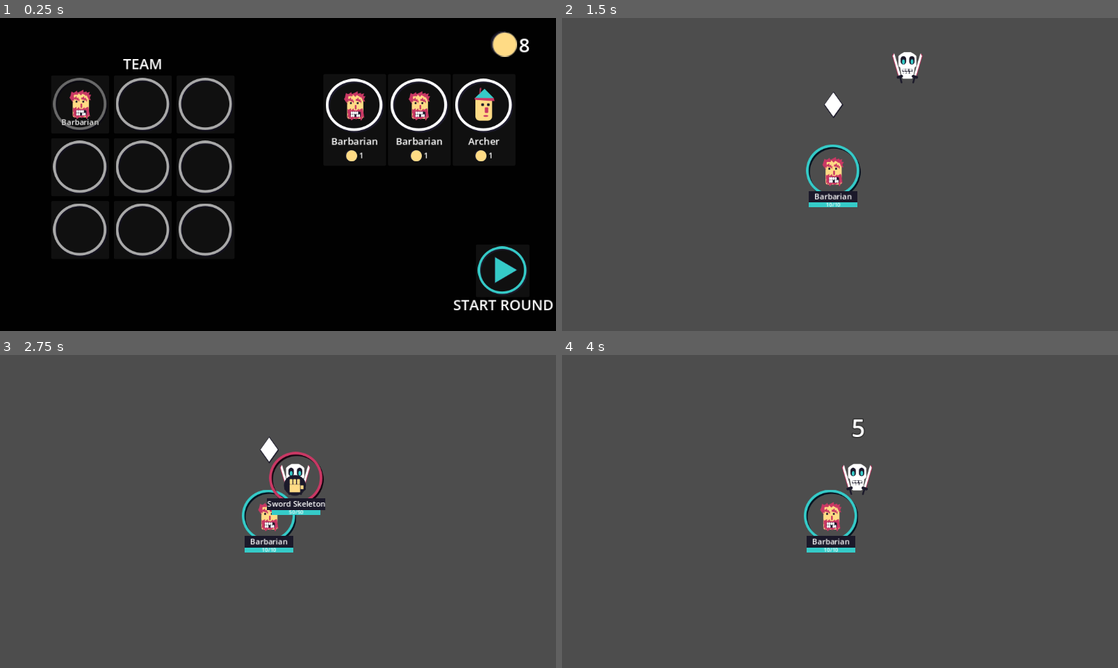
Above: before the commit, frames 1-4 (two rows, left to right).
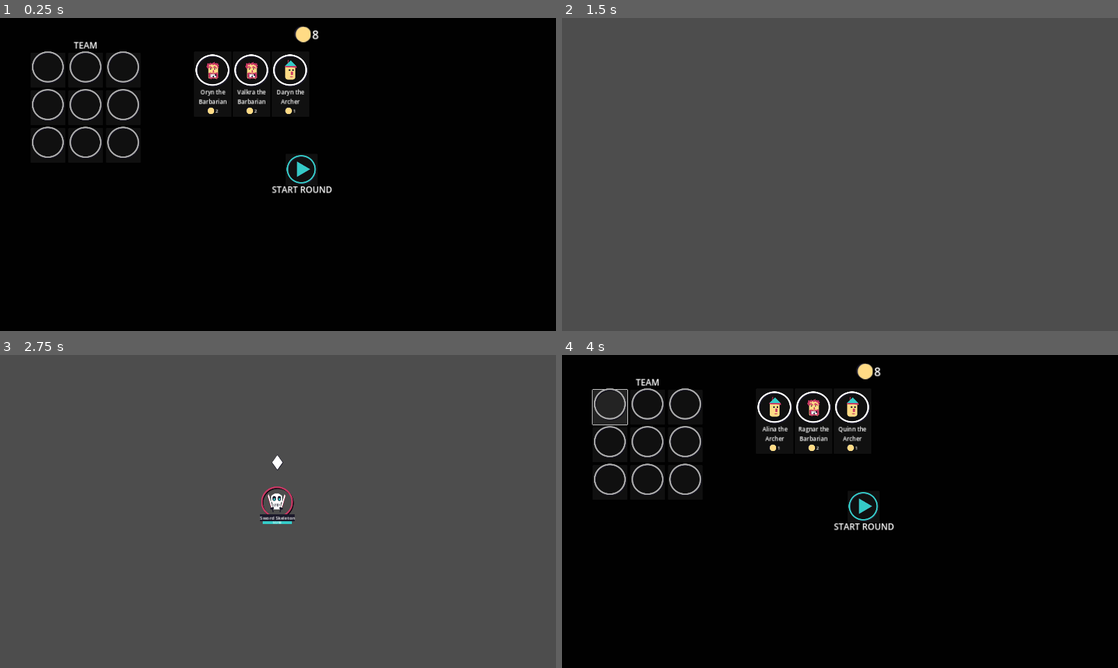
Above: after the commit, the same moments.

Repository: mathew-tran/mercmanager
Game: Godot game, scene res://Scenes/Main.tscn
The game is run twice, just before and just after one commit, with the same random seed, the same clock (stepped at 60 frames per second) and the same inputs.
Inputs (mouse positions are in pixels of both pictures, inside the frame that each line leads up to):
- Up to frame 1 (0.25 s): no input
- Up to frame 2 (1.5 s): click "START ROUND" at 0.5 s; move the mouse to (962, 158) at 1.27 s
- Up to frame 3 (2.75 s): click (300, 505) at 2 s, where only the run after the commit has a clickable "START ROUND"
- Up to frame 4 (4 s): move the mouse to (728, 527) at 2.77 s; click (612, 408) at 3.52 s

The runs differ from the first frame. In frame 1, 10% of the frame differs, in the area x 5-100%, y 2-94%; in frame 2, 1.5%; in frame 3, 2.3%; in frame 4, 100%, in the area x 0-100%, y 0-100%.

Commit message:
randomize classes a bit

Diff:
--- a/Prefabs/UI/CharacterInfoUI.tscn
+++ b/Prefabs/UI/CharacterInfoUI.tscn
@@ -1,48 +1,71 @@
-[gd_scene load_steps=4 format=3 uid="uid://jyov1mr68amj"]
+[gd_scene load_steps=6 format=3 uid="uid://jyov1mr68amj"]
 
 [ext_resource type="Script" path="res://Scripts/Game/UI/CharacterInfoUI.gd" id="1_fb0ub"]
 [ext_resource type="Texture2D" uid="uid://c2a62auhmc77c" path="res://Art/Characters/Barbarian.png" id="1_rhwta"]
 [ext_resource type="PackedScene" uid="uid://cevg3png80cwf" path="res://Prefabs/UI/MoveInfoButton.tscn" id="3_b3kjb"]
+[ext_resource type="StyleBox" uid="uid://n27ax52by62k" path="res://Styles/StatStyle.tres" id="4_hjjxv"]
+
+[sub_resource type="StyleBoxFlat" id="StyleBoxFlat_eufeg"]
+bg_color = Color(0, 0, 0, 1)
+border_width_left = 2
+border_width_top = 2
+border_width_right = 2
+border_width_bottom = 2
+expand_margin_left = 2.0
+expand_margin_top = 2.0
+expand_margin_right = 2.0
+expand_margin_bottom = 2.0
 
 [node name="CharacterStat" type="Panel" groups=["CharacterInfoUI"]]
-custom_minimum_size = Vector2(300, 200)
+custom_minimum_size = Vector2(315, 170)
 anchors_preset = 15
 anchor_right = 1.0
 anchor_bottom = 1.0
 offset_left = -1.0
-offset_right = -719.0
-offset_bottom = -427.0
+offset_top = -1.0
+offset_right = -1530.0
+offset_bottom = -911.0
 grow_horizontal = 2
 grow_vertical = 2
-scale = Vector2(0.75, 0.75)
 mouse_filter = 2
 script = ExtResource("1_fb0ub")
 
+[node name="Name" type="Label" parent="."]
+layout_mode = 2
+offset_left = 39.0
+offset_top = 9.5
+offset_right = 189.0
+offset_bottom = 68.5
+theme_override_constants/outline_size = 6
+theme_override_font_sizes/font_size = 18
+theme_override_styles/normal = ExtResource("4_hjjxv")
+text = "Barbarian Assassin"
+horizontal_alignment = 1
+vertical_alignment = 1
+autowrap_mode = 2
+
 [node name="VBoxContainer" type="VBoxContainer" parent="."]
 layout_mode = 0
-offset_left = 8.0
-offset_top = -14.0
-offset_right = 120.0
-offset_bottom = 151.0
+offset_left = -49.0
+offset_top = -23.5
+offset_right = 66.0
+offset_bottom = 131.5
 metadata/_edit_group_ = true
 
 [node name="Face" type="TextureRect" parent="VBoxContainer"]
+custom_minimum_size = Vector2(115, 115)
 layout_mode = 2
 texture = ExtResource("1_rhwta")
-stretch_mode = 4
-
-[node name="Name" type="Label" parent="VBoxContainer"]
-layout_mode = 2
-text = "Barbarian Assassin"
-vertical_alignment = 1
-autowrap_mode = 2
+expand_mode = 3
+stretch_mode = 5
 
 [node name="GridContainer" type="GridContainer" parent="."]
 layout_mode = 2
-offset_left = 148.0
-offset_top = 14.0
-offset_right = 431.0
-offset_bottom = 218.0
+offset_left = 237.0
+offset_top = 8.0
+offset_right = 387.0
+offset_bottom = 212.0
+theme_override_constants/v_separation = 10
 metadata/_edit_group_ = true
 
 [node name="MoveInfoButton" parent="GridContainer" instance=ExtResource("3_b3kjb")]
@@ -53,29 +76,37 @@
 
 [node name="VBoxContainer2" type="GridContainer" parent="."]
 layout_mode = 0
-offset_left = 6.0
-offset_top = 154.0
-offset_right = 156.0
-offset_bottom = 255.0
-theme_override_constants/h_separation = 9
+offset_left = 9.0
+offset_top = 75.0
+offset_right = 134.0
+offset_bottom = 176.0
+theme_override_constants/h_separation = 2
 columns = 2
 metadata/_edit_group_ = true
 
 [node name="HPLabel" type="Label" parent="VBoxContainer2"]
 layout_mode = 2
-text = "HP:"
+theme_override_styles/normal = ExtResource("4_hjjxv")
+text = "HP"
 
 [node name="HPValue" type="Label" parent="VBoxContainer2"]
+custom_minimum_size = Vector2(80, 0)
 layout_mode = 2
+theme_override_styles/normal = ExtResource("4_hjjxv")
 text = "10"
+horizontal_alignment = 2
 
 [node name="DamageLabel" type="Label" parent="VBoxContainer2"]
 layout_mode = 2
-text = "DMG:"
+theme_override_styles/normal = ExtResource("4_hjjxv")
+text = "DMG"
 
 [node name="DamageValue" type="Label" parent="VBoxContainer2"]
+custom_minimum_size = Vector2(80, 0)
 layout_mode = 2
+theme_override_styles/normal = ExtResource("4_hjjxv")
 text = "+0"
+horizontal_alignment = 2
 
 [node name="Label" type="Label" parent="."]
 visible = false
@@ -86,3 +117,16 @@
 offset_bottom = 281.0
 text = "Retaliates when hit"
 autowrap_mode = 2
+
+[node name="VBoxContainer3" type="VBoxContainer" parent="."]
+layout_mode = 0
+offset_top = 173.0
+offset_right = 387.0
+offset_bottom = 213.0
+
+[node name="Panel" type="Label" parent="VBoxContainer3"]
+layout_mode = 2
+theme_override_font_sizes/font_size = 10
+theme_override_styles/normal = SubResource("StyleBoxFlat_eufeg")
+text = "This unit has a chance of attacking twice"
+vertical_alignment = 1
--- a/Prefabs/UI/GameUI.tscn
+++ b/Prefabs/UI/GameUI.tscn
@@ -98,7 +98,5 @@
 layer = 2
 
 [node name="CharacterStat" parent="CanvasLayer" instance=ExtResource("8_kih8a")]
-offset_left = -1.0
-offset_right = -853.0
 
 [connection signal="button_up" from="Button" to="." method="_on_button_button_up"]
--- a/Prefabs/UI/MoveInfoButton.tscn
+++ b/Prefabs/UI/MoveInfoButton.tscn
@@ -11,30 +11,63 @@
 border_width_right = 2
 border_width_bottom = 2
 
+[sub_resource type="StyleBoxFlat" id="StyleBoxFlat_j6vl4"]
+bg_color = Color(0, 0, 0, 1)
+border_width_left = 2
+border_width_top = 2
+border_width_right = 2
+border_width_bottom = 2
+
 [node name="MoveInfoButton" type="Panel"]
-custom_minimum_size = Vector2(150, 100)
+custom_minimum_size = Vector2(150, 75)
 offset_right = 150.0
-offset_bottom = 100.0
+offset_bottom = 75.0
 theme_override_styles/panel = SubResource("StyleBoxFlat_drmol")
 script = ExtResource("1_y1id8")
 
-[node name="Control" type="Control" parent="."]
-layout_mode = 2
-anchors_preset = 0
-offset_left = -62.0
-offset_top = 12.0
-offset_right = 6.0
-offset_bottom = 28.0
+[node name="Control" type="Panel" parent="."]
+custom_minimum_size = Vector2(112, 112)
+layout_mode = 1
+anchors_preset = 8
+anchor_left = 0.5
+anchor_top = 0.5
+anchor_right = 0.5
+anchor_bottom = 0.5
+offset_left = -75.0
+offset_top = -48.0
+offset_right = 37.0
+offset_bottom = 64.0
+grow_horizontal = 2
+grow_vertical = 2
+scale = Vector2(0.25, 0.25)
+theme_override_styles/panel = SubResource("StyleBoxFlat_j6vl4")
 
 [node name="MoveTexture" type="TextureRect" parent="Control"]
-layout_mode = 2
-offset_left = 63.0
-offset_top = -23.0
-offset_right = 175.0
-offset_bottom = 89.0
-scale = Vector2(0.5, 0.5)
+layout_mode = 1
+anchors_preset = 8
+anchor_left = 0.5
+anchor_top = 0.5
+anchor_right = 0.5
+anchor_bottom = 0.5
+offset_left = -56.0
+offset_top = -56.0
+offset_right = 56.0
+offset_bottom = 56.0
+grow_horizontal = 2
+grow_vertical = 2
 texture = ExtResource("2_jlvj4")
 stretch_mode = 5
+
+[node name="Name" type="Label" parent="."]
+layout_mode = 2
+offset_left = 29.0
+offset_top = -3.5
+offset_right = 109.0
+offset_bottom = 13.5
+theme_override_constants/outline_size = 4
+theme_override_font_sizes/font_size = 12
+text = "ARROW SHOT"
+vertical_alignment = 1
 
 [node name="VBoxContainer" type="GridContainer" parent="."]
 layout_mode = 1
@@ -44,21 +77,12 @@
 anchor_right = 0.5
 anchor_bottom = 0.5
 offset_left = -69.0
-offset_top = -37.0
+offset_top = -19.0
 offset_right = 79.0
-offset_bottom = 37.0
+offset_bottom = 55.0
 grow_horizontal = 2
 grow_vertical = 2
 columns = 2
-
-[node name="Empty" type="Label" parent="VBoxContainer"]
-layout_mode = 2
-theme_override_font_sizes/font_size = 11
-
-[node name="Name" type="Label" parent="VBoxContainer"]
-layout_mode = 2
-theme_override_font_sizes/font_size = 11
-text = "ARROW SHOT"
 
 [node name="Label3" type="Label" parent="VBoxContainer"]
 layout_mode = 2
@@ -84,10 +108,10 @@
 custom_minimum_size = Vector2(147, 27)
 layout_mode = 2
 offset_left = 6.0
-offset_top = 73.0
-offset_right = 153.0
-offset_bottom = 100.0
-theme_override_font_sizes/font_size = 8
+offset_top = 58.0
+offset_right = 189.0
+offset_bottom = 85.0
+theme_override_font_sizes/font_size = 10
 text = "Hits from afar"
 autowrap_mode = 2
 
--- a/Prefabs/UI/MoveInfoUI.gd
+++ b/Prefabs/UI/MoveInfoUI.gd
@@ -6,12 +6,13 @@
 	$Control.visible = false
 	$VBoxContainer.visible = false
 	$Strikeout.visible = false
+	$Name.text = ""
 	modulate = Color.WHITE
 	$Description.text = ""
 	if is_instance_valid(moveInfo):
 		$Control.visible = true
 		$VBoxContainer.visible = true
-		$VBoxContainer/Name.text = moveInfo.Name.to_upper()
+		$Name.text = moveInfo.Name.to_upper()
 		$VBoxContainer/AccuracyValue.text = str(moveInfo.PercentChance) + "%"
 		$VBoxContainer/DamageValue.text = moveInfo.GetDamageValueText()
 		$Description.text = moveInfo.MoveDescription
--- a/Prefabs/UI/PurchasePogButton.tscn
+++ b/Prefabs/UI/PurchasePogButton.tscn
@@ -6,7 +6,7 @@
 [ext_resource type="Texture2D" uid="uid://e2c4066hnaa5" path="res://Art/Coin.png" id="3_fkyy4"]
 
 [node name="Button" type="Button"]
-custom_minimum_size = Vector2(130, 190)
+custom_minimum_size = Vector2(130, 225)
 script = ExtResource("1_v7ib4")
 
 [node name="VBoxContainer" type="VBoxContainer" parent="."]
@@ -47,9 +47,10 @@
 custom_minimum_size = Vector2(120, 0)
 layout_mode = 2
 theme_override_font_sizes/font_size = 20
-text = "test"
+text = "Mira the Aracher"
 horizontal_alignment = 1
 vertical_alignment = 1
+autowrap_mode = 2
 
 [node name="HBoxContainer" type="HBoxContainer" parent="VBoxContainer"]
 layout_mode = 2
--- a/Prefabs/UI/TeamMemberSlot.tscn
+++ b/Prefabs/UI/TeamMemberSlot.tscn
@@ -16,9 +16,9 @@
 anchor_right = 0.5
 anchor_bottom = 0.5
 offset_left = -56.5
-offset_top = -55.5
+offset_top = -65.5
 offset_right = 56.5
-offset_bottom = 55.5
+offset_bottom = 45.5
 grow_horizontal = 2
 grow_vertical = 2
 texture = ExtResource("1_yahni")
@@ -31,33 +31,34 @@
 anchor_right = 0.5
 anchor_bottom = 0.5
 offset_left = -56.5
-offset_top = -55.5
+offset_top = -66.0
 offset_right = 56.5
-offset_bottom = 55.5
+offset_bottom = 46.0
 grow_horizontal = 2
 grow_vertical = 2
 texture = ExtResource("3_ixm3k")
 
 [node name="Label" type="Label" parent="."]
-custom_minimum_size = Vector2(150, 0)
+custom_minimum_size = Vector2(100, 0)
 layout_mode = 1
-anchors_preset = 8
+anchors_preset = 7
 anchor_left = 0.5
-anchor_top = 0.5
+anchor_top = 1.0
 anchor_right = 0.5
-anchor_bottom = 0.5
-offset_left = -75.0
-offset_top = 25.0
-offset_right = 75.0
-offset_bottom = 48.0
+anchor_bottom = 1.0
+offset_left = -50.0
+offset_top = -32.0
+offset_right = 50.0
+offset_bottom = 10.0
 grow_horizontal = 2
-grow_vertical = 2
+grow_vertical = 0
 theme_override_colors/font_shadow_color = Color(0, 0, 0, 1)
 theme_override_constants/shadow_offset_x = 0
 theme_override_constants/shadow_offset_y = 0
 text = "asdasdasda"
 horizontal_alignment = 1
 vertical_alignment = 1
+autowrap_mode = 2
 
 [connection signal="mouse_entered" from="." to="." method="_on_mouse_entered"]
 [connection signal="mouse_exited" from="." to="." method="_on_mouse_exited"]
--- a/Prefabs/UI/TeamUI.tscn
+++ b/Prefabs/UI/TeamUI.tscn
@@ -1,9 +1,7 @@
-[gd_scene load_steps=5 format=3 uid="uid://8fedrthhcdfm"]
+[gd_scene load_steps=3 format=3 uid="uid://8fedrthhcdfm"]
 
 [ext_resource type="PackedScene" uid="uid://cttiymsodcvro" path="res://Prefabs/UI/TeamMemberSlot.tscn" id="1_ijruc"]
 [ext_resource type="Script" path="res://Scripts/Game/UI/TeamUI.gd" id="1_s632c"]
-[ext_resource type="Script" path="res://Scripts/Data/DataType/CharacterInfo.gd" id="2_3hmp4"]
-[ext_resource type="Resource" uid="uid://63bfigroloi1" path="res://Scripts/Data/PlayerPogs/Barbarian.tres" id="3_x5s0a"]
 
 [node name="Team" type="VBoxContainer"]
 offset_left = 130.0
@@ -11,7 +9,6 @@
 offset_right = 477.0
 offset_bottom = 479.0
 script = ExtResource("1_s632c")
-Team = Array[ExtResource("2_3hmp4")]([ExtResource("3_x5s0a")])
 
 [node name="Label" type="Label" parent="."]
 layout_mode = 2
--- a/Scripts/Data/DataType/CharacterInfo.gd
+++ b/Scripts/Data/DataType/CharacterInfo.gd
@@ -10,3 +10,22 @@
 @export var Cost = 1
 
 var ActivationRange = 400
+
+var GivenName = ""
+
+@export var GivenNames = ""
+
+func Setup():
+	var newNames = Array(GivenNames.split(", "))
+	newNames.shuffle()
+	GivenName = newNames[0]
+
+	StatValues.HP += randi_range(1, 3)
+	if randi_range(0, 100) > 70:
+		StatValues.Damage += randi_range(1, 2)
+		StatValues.HP += randi_range(1, 3)
+
+func GetFullName():
+	if GivenName == "":
+		return Name
+	return 	GivenName + " the "  + Name
--- a/Scripts/Data/DataType/Move/AttackMove_ArrowShot.tres
+++ b/Scripts/Data/DataType/Move/AttackMove_ArrowShot.tres
@@ -17,7 +17,7 @@
 HitAmount = 1
 Name = "Arrow Shot"
 PercentChance = 60
-MoveDescription = "Shoots an arrow from a distance"
+MoveDescription = "Shoot from afar"
 MoveRange = 400
 TimeToActive = 0.5
 Effect = SubResource("Resource_dh360")
--- a/Scripts/Data/DataType/Move/AttackMove_Slash.tres
+++ b/Scripts/Data/DataType/Move/AttackMove_Slash.tres
@@ -17,7 +17,7 @@
 HitAmount = 2
 Name = "Slash"
 PercentChance = 90
-MoveDescription = "Punches the enemy"
+MoveDescription = "Slash enemy with Sword"
 MoveRange = 120
 TimeToActive = 0.2
 Effect = SubResource("Resource_vj5bx")
--- a/Scripts/Data/Enemies/Skeleton.tres
+++ b/Scripts/Data/Enemies/Skeleton.tres
@@ -24,3 +24,4 @@
 StatValues = SubResource("Resource_m4fto")
 Moves = SubResource("Resource_007vb")
 Cost = 1
+GivenNames = "Graveblade, Morven, Cindral, Duskmarrow, Valthorn, Shadryk, Kharak, Nytheris, Sephtor, Drynoss, Marrowveil, Zalkrin, Ossivar, Rathul, Calvaris, Blightfang, Serrak, Venmor, Skelder, Arkanis"
--- a/Scripts/Data/PlayerPogs/Archer.tres
+++ b/Scripts/Data/PlayerPogs/Archer.tres
@@ -22,3 +22,4 @@
 StatValues = SubResource("Resource_l7xi7")
 Moves = SubResource("Resource_kaip4")
 Cost = 1
+GivenNames = "Rylan, Kaela, Daryn, Liora, Zane, Alina, Kieran, Mira, Ashen, Taryn, Silas, Lyric, Rowan, Evryn, Calla, Jace, Arlen, Renna, Quinn, Kyra"
--- a/Scripts/Data/PlayerPogs/Barbarian.tres
+++ b/Scripts/Data/PlayerPogs/Barbarian.tres
@@ -12,7 +12,7 @@
 
 [sub_resource type="Resource" id="Resource_xmchx"]
 script = ExtResource("2_fikl4")
-HP = 10
+HP = 12
 Damage = 1
 
 [resource]
@@ -21,4 +21,5 @@
 Face = ExtResource("1_jcwu6")
 StatValues = SubResource("Resource_xmchx")
 Moves = SubResource("Resource_7yqou")
-Cost = 1
+Cost = 2
+GivenNames = "Thorne, Kaida, Ragnar, Brannok, Valkra, Drevyn, Svara, Kordak, Brynja, Varek, Dagna, Garrik, Sigrun, Kaelgor, Haldra, Torric, Freya, Darok, Oryn, Zarka"
--- a/Scripts/Game/Character.gd
+++ b/Scripts/Game/Character.gd
@@ -12,6 +12,7 @@
 }
 
 signal CompletedTakingDamage
+
 
 func _ready():
 	Setup()
--- a/Scripts/Game/UI/CharacterInfoUI.gd
+++ b/Scripts/Game/UI/CharacterInfoUI.gd
@@ -9,14 +9,14 @@
 	if visible:
 		var windowSize = Vector2(get_viewport().get_visible_rect().size)
 		var scaledSize = size.x * scale
-		var newPosition = get_global_mouse_position() + Vector2(16, 16)
+		var newPosition = get_global_mouse_position() + Vector2(16, 32)
 		if newPosition.x > windowSize.x - scaledSize.x:
 			newPosition.x = windowSize.x - scaledSize.x
 		global_position = newPosition
 
 func UpdateInfo(charInfo : CharacterInfo):
 	$VBoxContainer/Face.texture = charInfo.Face
-	$VBoxContainer/Name.text = charInfo.Name
+	$Name.text = charInfo.GetFullName()
 	$VBoxContainer2/HPValue.text = str(charInfo.StatValues.HP)
 	$VBoxContainer2/DamageValue.text = str(charInfo.StatValues.Damage)
 	$GridContainer/MoveInfoButton.Setup(charInfo.Moves.Move1)
--- a/Scripts/Game/UI/CharacterUI.gd
+++ b/Scripts/Game/UI/CharacterUI.gd
@@ -5,7 +5,7 @@
 func Setup(char : Character):
 	CharacterRef = char
 	$Face.texture = char.CharacterData.Face
-	$ActiveUI/Name.text = char.CharacterData.Name
+	$ActiveUI/Name.text = char.CharacterData.GetFullName()
 	char.GetHealthComponent().Setup(char)
 	char.GetHealthComponent().Update.connect(OnUpdate)
 	char.GetHealthComponent().OnDeath.connect(OnDeath)
--- a/Scripts/Game/UI/PurchasePogButton.gd
+++ b/Scripts/Game/UI/PurchasePogButton.gd
@@ -14,8 +14,10 @@
 
 func Setup(charInfo : CharacterInfo):
 	Data = charInfo
+	Data = Data.duplicate(true)
+	Data.Setup()
 	$VBoxContainer/Frame/Face.texture = Data.Face
-	$VBoxContainer/Label.text = Data.Name
+	$VBoxContainer/Label.text = Data.GetFullName()
 	$VBoxContainer/HBoxContainer/Label.text = str(Data.Cost)
 	UpdateAffordability()
 
--- a/Scripts/Game/UI/TeamMemberSlot.gd
+++ b/Scripts/Game/UI/TeamMemberSlot.gd
@@ -6,7 +6,7 @@
 	if is_instance_valid(character):
 		CharInfoRef = character
 		$Face.texture = CharInfoRef.Face
-		$Label.text = CharInfoRef.Name
+		$Label.text = CharInfoRef.GetFullName()
 		$TextureRect.modulate = Color.DIM_GRAY
 	else:
 		CharInfoRef = null
--- /dev/null
+++ b/Styles/StatStyle.tres
@@ -0,0 +1,12 @@
+[gd_resource type="StyleBoxFlat" format=3 uid="uid://n27ax52by62k"]
+
+[resource]
+bg_color = Color(0, 0, 0, 1)
+border_width_left = 2
+border_width_top = 2
+border_width_right = 2
+border_width_bottom = 2
+expand_margin_left = 2.0
+expand_margin_top = 2.0
+expand_margin_right = 2.0
+expand_margin_bottom = 2.0
--- a/project.godot
+++ b/project.godot
@@ -21,4 +21,6 @@
 
 [display]
 
+window/size/viewport_width=1920
+window/size/viewport_height=1080
 window/stretch/mode="canvas_items"
Not shown: 1 places in Prefabs/UI/MoveInfoButton.tscn that only renumber resources
